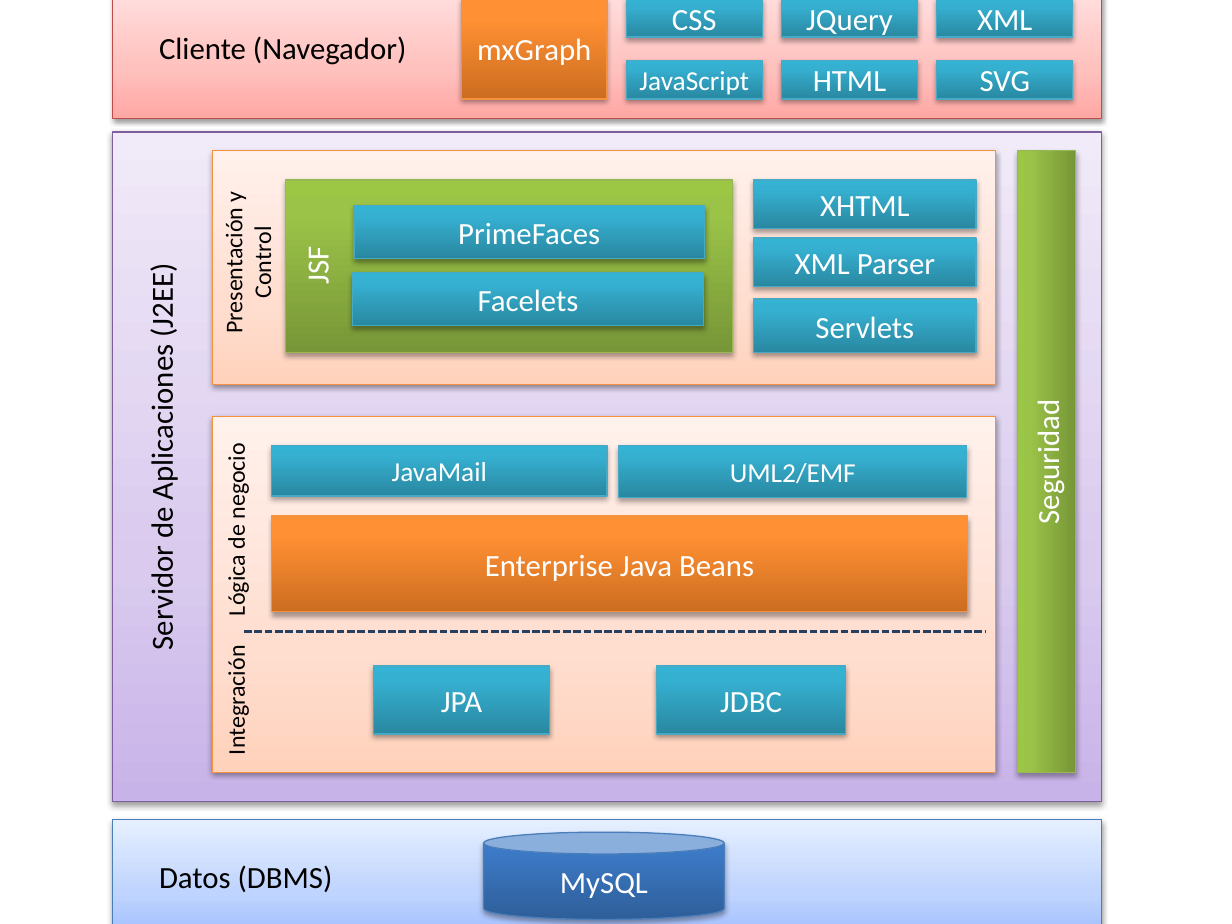
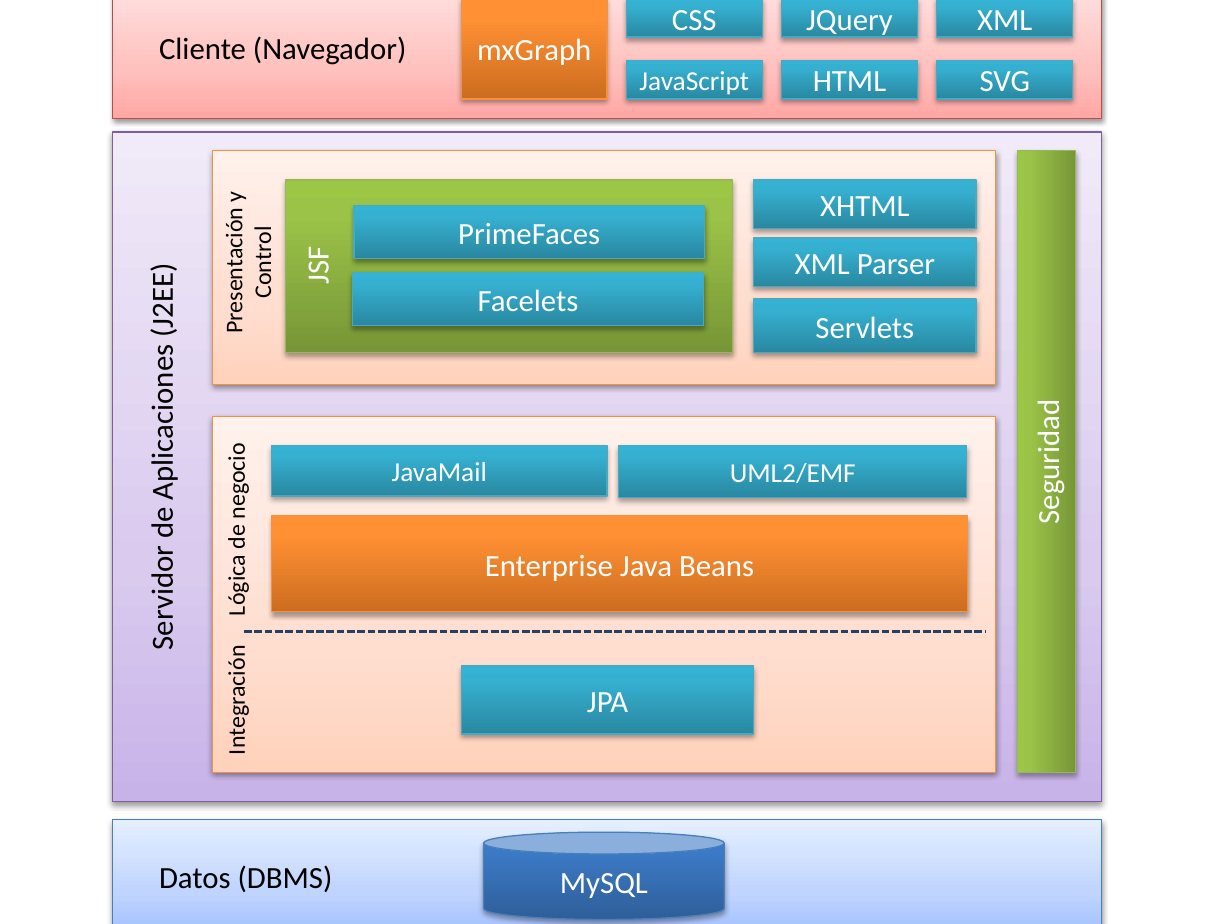
Before and after one commit to gldiazcardenas/CLASSModeler, a slide deck: slide 1 of documentation/CLASSModeler-Architecture.pptx. Drawn at 1232x924 pixels with LibreOffice and Linux fonts; fonts in the diff are those of the drawing. Boxes give left, top, right and bottom in pixels: in the first picture for what was removed or moved away, otherwise in the second. Text is boxed around its words. In the diff, an @@ line names an element or a change of style, - is before the commit and + after.

```diff
--- a/documentation/CLASSModeler-Architecture.pptx
+++ b/documentation/CLASSModeler-Architecture.pptx
@@ rectangle "JPA": place and size @@
-rectangle "JPA" at [373,667,549,734]
+rectangle "JPA" at [462,667,754,734]
@@ rectangle removed at [657,667,845,734] @@
-JDBC
```
Also in this commit, not shown: 9 other files.
